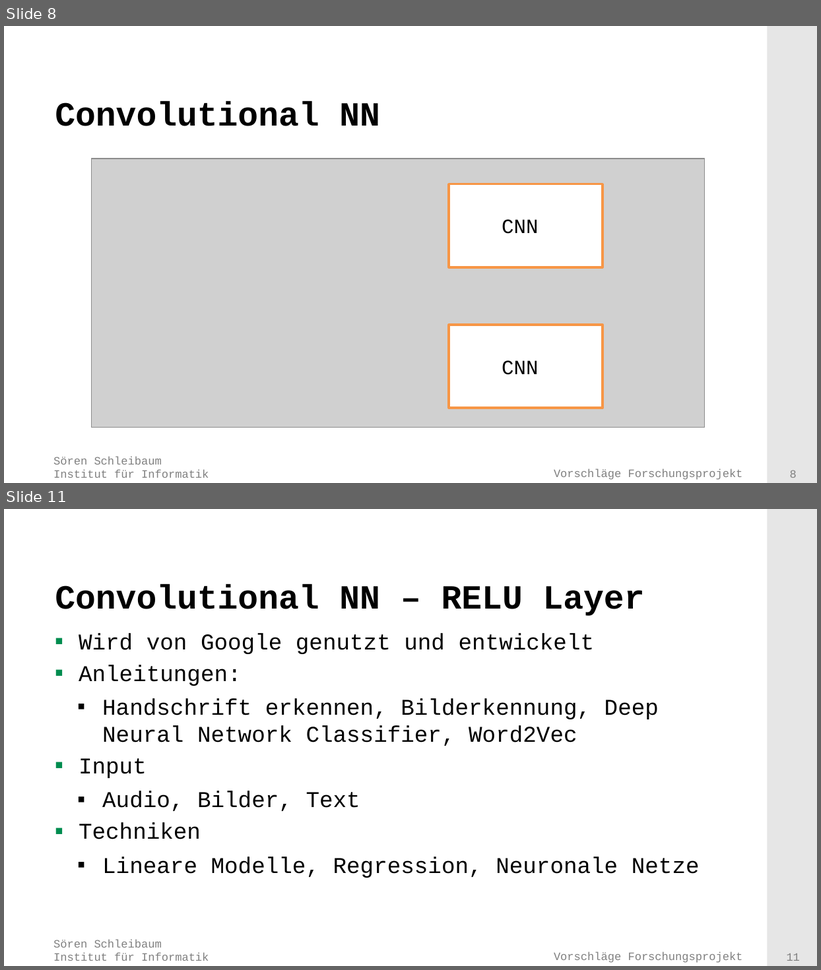
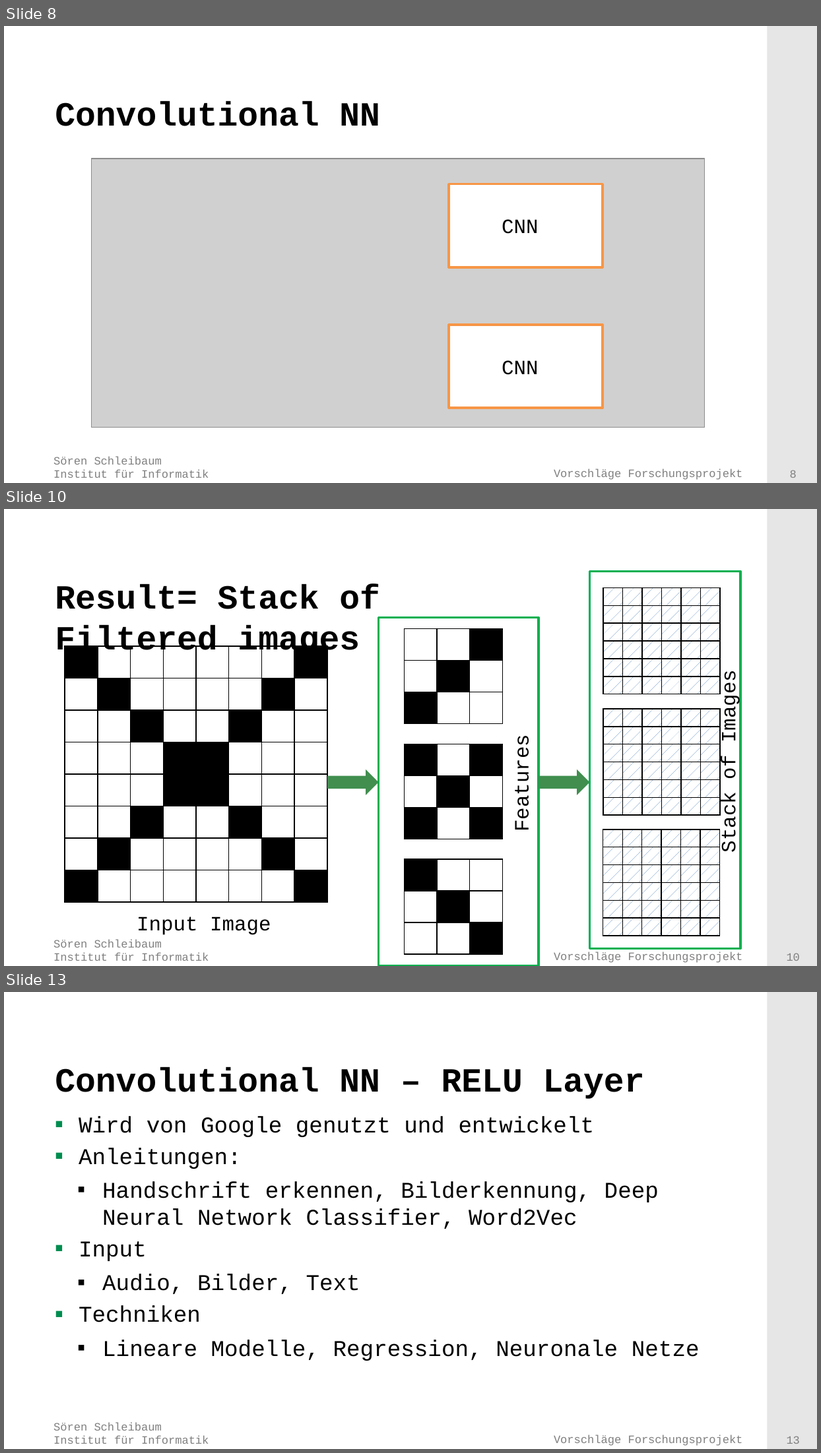
Before and after one commit to adityaraj52/ConvNet, a slide deck: PresentationsAndTalk/Präsentation.pptx. Shown one above the other, each under a label of ours: slides 8 and 11 before the commit, slides 8, 10 and 13 after it; the slides between them are not shown. The pictures are 821x970 and 821x1453 pixels, drawn with LibreOffice and Linux fonts; fonts in the diff are those of the drawing; grey boxes stand for pictures; background and template pictures are left out. Boxes give left, top, right and bottom in pixels: in the first picture for what was removed or moved away, otherwise in the second. Text is boxed around its words. In the diff, an @@ line names an element or a change of style, - is before the commit and + after.

Commit message:
mod presentation

```diff
--- a/PresentationsAndTalk/Präsentation.pptx
+++ b/PresentationsAndTalk/Präsentation.pptx
@@ slide 10 added at bbox=[4, 509, 817, 966], background #FFFFFF; not listed: 4 template elements that a slide beside it also shows @@
@@ title added at bbox=[55, 584, 380, 659], 30 pt, text #000000, bold @@
+Result= Stack of Filtered images
@@ rectangle added at bbox=[589, 572, 740, 950], outline #00B050 2 pt @@
@@ table added at bbox=[603, 588, 715, 694], 6 rows, 6 columns @@
+ |  |  |  |  | 
+ |  |  |  |  | 
+ |  |  |  |  | 
+ |  |  |  |  | 
+ |  |  |  |  | 
+ |  |  |  |  | 
@@ rectangle added at bbox=[379, 618, 539, 966], outline #00B050 2 pt @@
@@ table added at bbox=[65, 646, 325, 906], 8 rows, 8 columns @@
+ |  |  |  |  |  |  | 
+ |  |  |  |  |  |  | 
+ |  |  |  |  |  |  | 
+ |  |  |  |  |  |  | 
+ |  |  |  |  |  |  | 
+ |  |  |  |  |  |  | 
+ |  |  |  |  |  |  | 
+ |  |  |  |  |  |  | 
@@ table added at bbox=[404, 628, 502, 726], 3 rows, 3 columns @@
+ |  | 
+ |  | 
+ |  | 
@@ text added at bbox=[719, 677, 742, 851], 18 pt, text #000000 @@
+Stack of Images
@@ table added at bbox=[603, 709, 715, 815], 6 rows, 6 columns @@
+ |  |  |  |  | 
+ |  |  |  |  | 
+ |  |  |  |  | 
+ |  |  |  |  | 
+ |  |  |  |  | 
+ |  |  |  |  | 
@@ table added at bbox=[404, 744, 502, 842], 3 rows, 3 columns @@
+ |  | 
+ |  | 
+ |  | 
@@ text added at bbox=[512, 744, 535, 830], 18 pt, text #000000 @@
+Features
@@ right arrow added at bbox=[327, 770, 379, 795], fill #418E4F @@
@@ right arrow added at bbox=[538, 770, 589, 795], fill #418E4F @@
@@ table added at bbox=[603, 829, 715, 936], 6 rows, 6 columns @@
+ |  |  |  |  | 
+ |  |  |  |  | 
+ |  |  |  |  | 
+ |  |  |  |  | 
+ |  |  |  |  | 
+ |  |  |  |  | 
@@ table added at bbox=[404, 859, 502, 957], 3 rows, 3 columns @@
+ |  | 
+ |  | 
+ |  | 
@@ text added at bbox=[137, 917, 271, 935], 18 pt, text #000000 @@
+Input Image
@@ what was slide 11 is now slide 13 @@
@@ page number at bbox=[787, 1436, 800, 1444]: text changed @@
-11
+13
```
Also in this commit, not shown: 1 slide changed, 2 other slides added, 1 slide removed.
